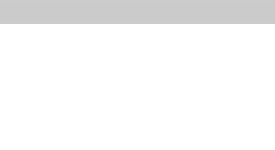
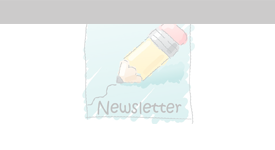
Comparing the layer stacks of the two w=275, h=150 images. Changes:
showed "Layer 3" over [left=82, top=24, right=195, bottom=124]
